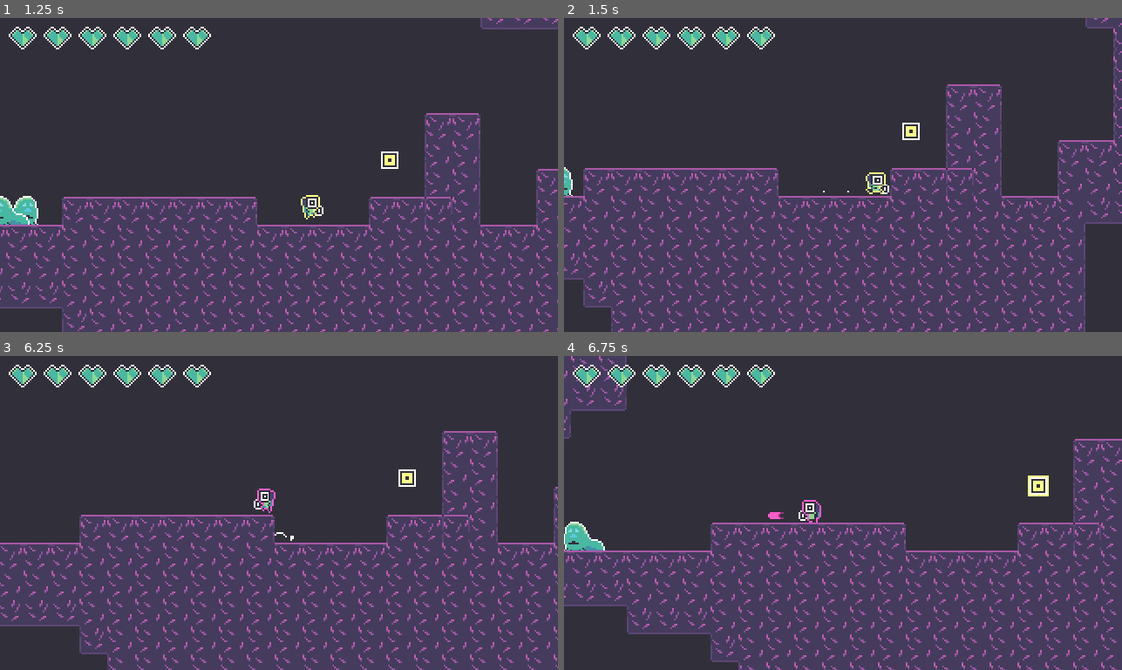
Above: before the commit, frames 1-4 (two rows, left to right).
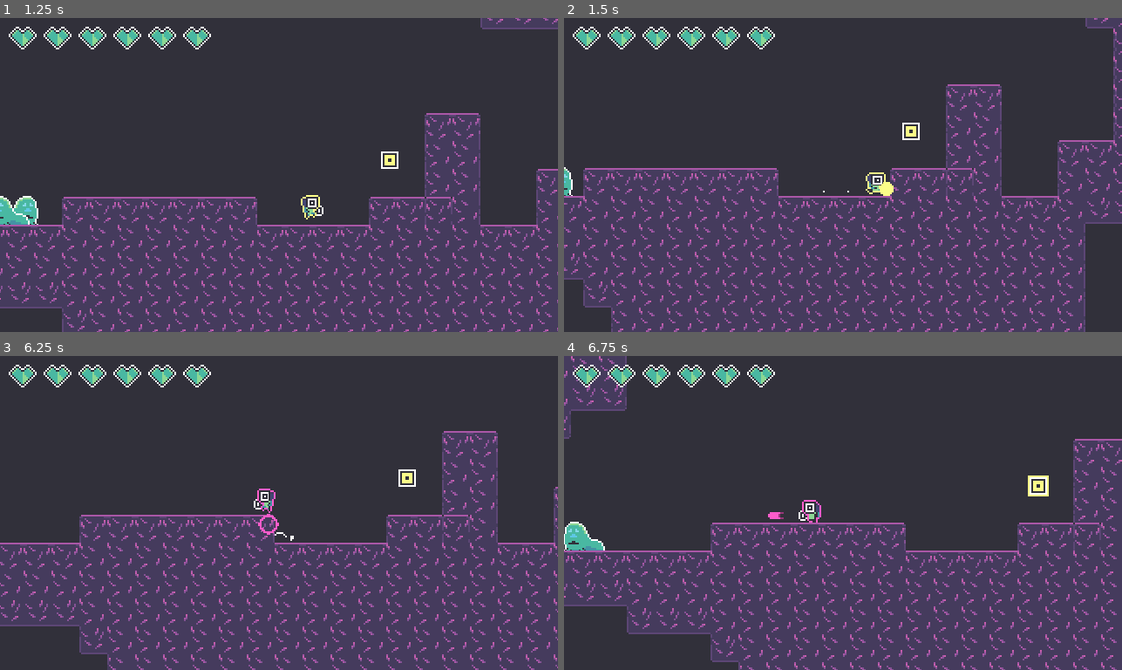
Above: after the commit, the same moments.

Repository: voithos/coloroid
Game: Godot game, scene res://scenes/levels/demo.tscn
Same seed, same stepped clock (60 frames per second), same inputs: the game is played once before the commit and once after it. Sound files missing from this copy of the repository are replaced by a short silence.
Inputs:
- Up to frame 1 (1.25 s): tap Enter at 0.5 s; hold Right (move_right) from 0.53 s (still down); tap Z (attack) at 0.6 s; tap Space (jump) at 0.77 s
- Up to frame 2 (1.5 s): keep holding Right (move_right); tap Z (attack) at 1.35 s
- Up to frame 3 (6.25 s): tap Space (jump) at 1.52, 3.02, 3.77, 4.52, 6.02 s; release Right (move_right) at 2.03 s; hold Left (move_left) 2.03-2.78 s; tap X (roll) at 2.1, 5.1 s; tap Z (attack) at 2.3, 3.05, 3.6, 4.35, 5.3, 6.05 s; hold Right (move_right) 2.78-4.28 s; tap P at 2.85, 5.85 s; tap R (restart) at 3.5, 4.15, 4.25, 5, 5.75 s; hold Left (move_left) 4.28-5.03 s; hold Right (move_right) 5.03-5.78 s; hold Left (move_left) from 5.78 s (still down)
- Up to frame 4 (6.75 s): keep holding Left (move_left); tap Z (attack) at 6.6 s

Frame 1 is identical in both runs. In frame 2, less than 0.1% of the frame differs, in the area x 56-60%, y 52-57%; in frame 3, less than 0.1%; in frame 4, nothing differs.

Commit message:
Add explosion effects.

Diff:
--- a/scenes/enemies/enemy.gd
+++ b/scenes/enemies/enemy.gd
@@ -63,7 +63,7 @@
 func die():
     var explosion = explosion_scene.instance()
     explosion.size = death_particles_size
-    explosion.global_position = global_position + (death_particles_offset * _side_multiplier())
+    explosion.global_position = global_position + Vector2(death_particles_offset.x * _side_multiplier(), death_particles_offset.y)
     _add_sibling_below(explosion)
     queue_free()
 
--- a/scenes/enemies/patrol_enemy.tscn
+++ b/scenes/enemies/patrol_enemy.tscn
@@ -46,7 +46,6 @@
 script = ExtResource( 4 )
 max_health = 6.0
 max_speed = 30
-death_particles_size = 1.2
 death_particles_offset = Vector2( 1, 5 )
 
 [node name="sprite" parent="." index="0"]
--- a/scenes/player.gd
+++ b/scenes/player.gd
@@ -143,7 +143,7 @@
     var invec = _get_8dir_input_vector()
     projectile.fire(invec, current_cidx, current_color)
     projectile.global_position = $gunsprite/gunanchor.global_position
-    _add_sibling_below(projectile)
+    _add_sibling_at_end(projectile)
     $gunsprite/animation.play("muzzle")
 
 func roll(delta):
@@ -352,6 +352,11 @@
     parent.add_child(node)
     parent.move_child(node, get_index()+1)
 
+func _add_sibling_at_end(node):
+    var parent = get_parent()
+    parent.add_child(node)
+    parent.move_child(node, parent.get_child_count())
+
 func set_health(h):
     health = min(max(0, h), MAX_HEALTH)
     emit_signal("health_changed", health, MAX_HEALTH)
--- a/scenes/projectile.gd
+++ b/scenes/projectile.gd
@@ -6,6 +6,10 @@
 var velocity = Vector2.ZERO
 var distance = 0.0
 var current_cidx = 0
+var is_exploding = false
+
+func _ready():
+    $explosion.hide()
 
 func fire(vel: Vector2, cidx: int, color: Color):
     velocity = vel
@@ -15,10 +19,12 @@
     modulate = color
 
 func _physics_process(delta):
+    if is_exploding:
+        return
     position += velocity * speed * delta
     distance += speed * delta
     if distance > projectile_range:
-        queue_free()
+        _lifetime_explode()
 
 func _on_hitbox_area_entered(_area):
     _explode()
@@ -27,4 +33,21 @@
     _explode()
 
 func _explode():
+    if is_exploding:
+        return
+    is_exploding = true
+    $sprite.hide()
+    $explosion.show()
+    $explosion/animation.play("normal_explosion")
+    yield($explosion/animation, "animation_finished")
     queue_free()
+
+func _lifetime_explode():
+    if is_exploding:
+        return
+    is_exploding = true
+    $sprite.hide()
+    $explosion.show()
+    $explosion/animation.play("lifetime_explosion")
+    yield($explosion/animation, "animation_finished")
+    queue_free()
--- a/scenes/projectile.tscn
+++ b/scenes/projectile.tscn
@@ -1,7 +1,130 @@
-[gd_scene load_steps=3 format=2]
+[gd_scene load_steps=8 format=2]
 
 [ext_resource path="res://scenes/hitbox.tscn" type="PackedScene" id=1]
 [ext_resource path="res://scenes/projectile.gd" type="Script" id=2]
+[ext_resource path="res://assets/player/lifetime_explosion.png" type="Texture" id=3]
+[ext_resource path="res://assets/player/normal_explosion.png" type="Texture" id=4]
+
+[sub_resource type="Animation" id=1]
+length = 0.001
+tracks/0/type = "value"
+tracks/0/path = NodePath(".:texture")
+tracks/0/interp = 1
+tracks/0/loop_wrap = true
+tracks/0/imported = false
+tracks/0/enabled = true
+tracks/0/keys = {
+"times": PoolRealArray( 0 ),
+"transitions": PoolRealArray( 1 ),
+"update": 0,
+"values": [ ExtResource( 3 ) ]
+}
+tracks/1/type = "value"
+tracks/1/path = NodePath(".:hframes")
+tracks/1/interp = 1
+tracks/1/loop_wrap = true
+tracks/1/imported = false
+tracks/1/enabled = true
+tracks/1/keys = {
+"times": PoolRealArray( 0 ),
+"transitions": PoolRealArray( 1 ),
+"update": 0,
+"values": [ 5 ]
+}
+tracks/2/type = "value"
+tracks/2/path = NodePath(".:frame_coords")
+tracks/2/interp = 1
+tracks/2/loop_wrap = true
+tracks/2/imported = false
+tracks/2/enabled = true
+tracks/2/keys = {
+"times": PoolRealArray( 0 ),
+"transitions": PoolRealArray( 1 ),
+"update": 0,
+"values": [ Vector2( 0, 0 ) ]
+}
+
+[sub_resource type="Animation" id=2]
+resource_name = "lifetime_explosion"
+length = 0.166667
+step = 0.0416667
+tracks/0/type = "value"
+tracks/0/path = NodePath(".:texture")
+tracks/0/interp = 1
+tracks/0/loop_wrap = true
+tracks/0/imported = false
+tracks/0/enabled = true
+tracks/0/keys = {
+"times": PoolRealArray( 0 ),
+"transitions": PoolRealArray( 1 ),
+"update": 1,
+"values": [ ExtResource( 3 ) ]
+}
+tracks/1/type = "value"
+tracks/1/path = NodePath(".:hframes")
+tracks/1/interp = 1
+tracks/1/loop_wrap = true
+tracks/1/imported = false
+tracks/1/enabled = true
+tracks/1/keys = {
+"times": PoolRealArray( 0 ),
+"transitions": PoolRealArray( 1 ),
+"update": 1,
+"values": [ 5 ]
+}
+tracks/2/type = "value"
+tracks/2/path = NodePath(".:frame_coords")
+tracks/2/interp = 1
+tracks/2/loop_wrap = true
+tracks/2/imported = false
+tracks/2/enabled = true
+tracks/2/keys = {
+"times": PoolRealArray( 0, 0.166667 ),
+"transitions": PoolRealArray( 1, 1 ),
+"update": 0,
+"values": [ Vector2( 0, 0 ), Vector2( 4, 0 ) ]
+}
+
+[sub_resource type="Animation" id=3]
+resource_name = "normal_explosion"
+length = 0.2
+step = 0.0333333
+tracks/0/type = "value"
+tracks/0/path = NodePath(".:texture")
+tracks/0/interp = 1
+tracks/0/loop_wrap = true
+tracks/0/imported = false
+tracks/0/enabled = true
+tracks/0/keys = {
+"times": PoolRealArray( 0 ),
+"transitions": PoolRealArray( 1 ),
+"update": 1,
+"values": [ ExtResource( 4 ) ]
+}
+tracks/1/type = "value"
+tracks/1/path = NodePath(".:hframes")
+tracks/1/interp = 1
+tracks/1/loop_wrap = true
+tracks/1/imported = false
+tracks/1/enabled = true
+tracks/1/keys = {
+"times": PoolRealArray( 0 ),
+"transitions": PoolRealArray( 1 ),
+"update": 1,
+"values": [ 6 ]
+}
+tracks/2/type = "value"
+tracks/2/path = NodePath(".:frame_coords")
+tracks/2/interp = 1
+tracks/2/loop_wrap = true
+tracks/2/imported = false
+tracks/2/enabled = true
+tracks/2/keys = {
+"times": PoolRealArray( 0, 0.2 ),
+"transitions": PoolRealArray( 1, 1 ),
+"update": 0,
+"values": [ Vector2( 0, 0 ), Vector2( 5, 0 ) ]
+}
 
 [node name="projectile" type="Node2D"]
 script = ExtResource( 2 )
@@ -12,5 +135,14 @@
 
 [node name="hitbox" parent="." instance=ExtResource( 1 )]
 
+[node name="explosion" type="Sprite" parent="."]
+texture = ExtResource( 3 )
+hframes = 5
+
+[node name="animation" type="AnimationPlayer" parent="explosion"]
+anims/RESET = SubResource( 1 )
+anims/lifetime_explosion = SubResource( 2 )
+anims/normal_explosion = SubResource( 3 )
+
 [connection signal="area_entered" from="hitbox" to="." method="_on_hitbox_area_entered"]
 [connection signal="body_entered" from="hitbox" to="." method="_on_hitbox_body_entered"]
Binary file added: assets/player/lifetime_explosion.aseprite
Binary file added: assets/player/lifetime_explosion.png
Not shown, added: assets/player/lifetime_explosion.png.import
Binary file added: assets/player/normal_explosion.aseprite
Binary file added: assets/player/normal_explosion.png
Not shown, added: assets/player/normal_explosion.png.import
Not shown, changed: TODO.md
